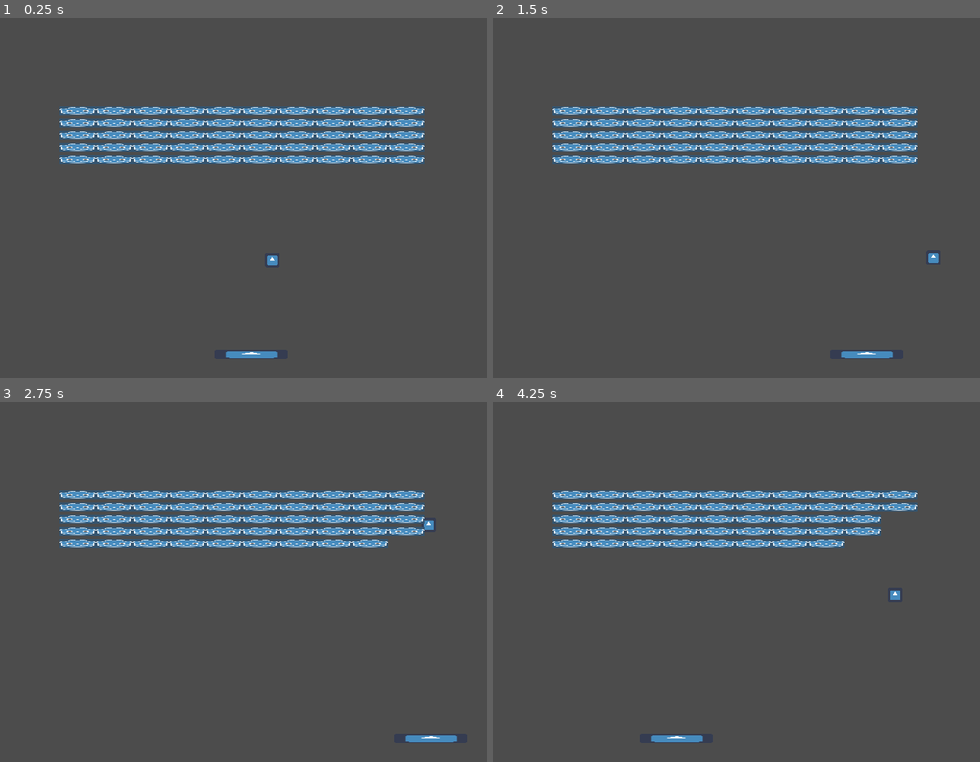
Above: before the commit, frames 1-4 (two rows, left to right).
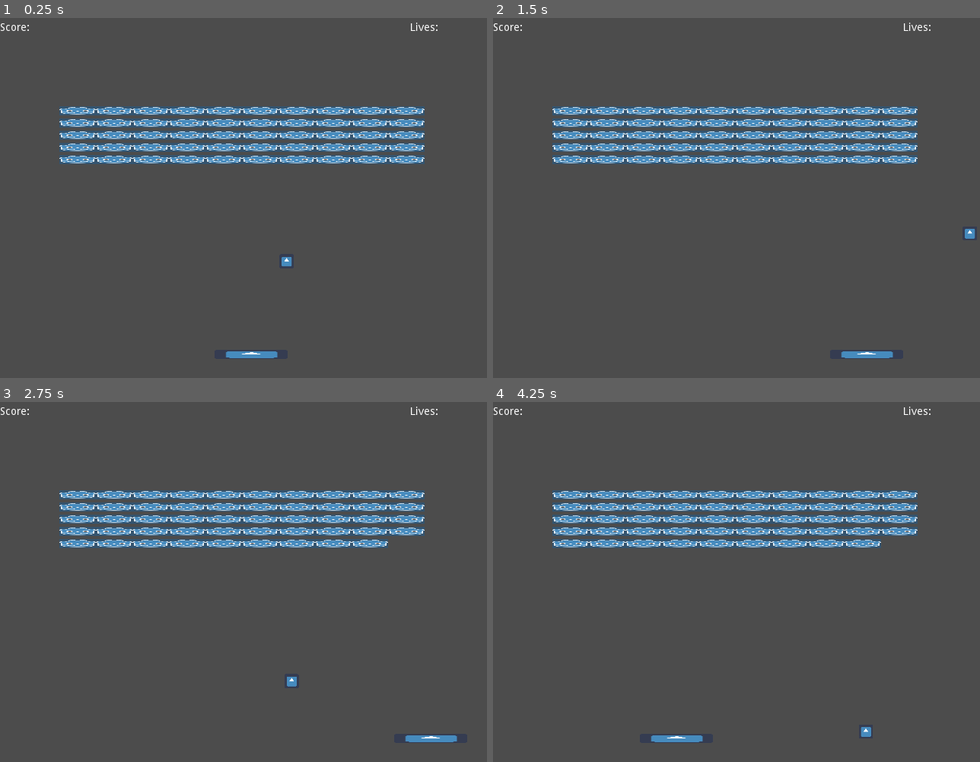
Above: after the commit, the same moments.

Repository: JUB-Yoush/gd-breakout-clone
Game: Godot game, scene res://src/levels/Level0.tscn
The game is run twice, just before and just after one commit, with the same random seed, the same clock (stepped at 60 frames per second) and the same inputs. The engine's default icon, where the game draws it, is replaced by a stand-in: a white triangle on a blue panel in a dark square.
Inputs:
- Up to frame 1 (0.25 s): no input
- Up to frame 2 (1.5 s): hold Right (right) 0.53-1.28 s; hold Left (left) from 1.28 s (still down)
- Up to frame 3 (2.75 s): release Left (left) at 2.03 s; hold Right (right) from 2.03 s (still down)
- Up to frame 4 (4.25 s): release Right (right) at 3.53 s; hold Left (left) from 3.53 s (still down)

The runs differ from the first frame. In frame 1, 0.2% of the frame differs, in the area x 0-90%, y 1-70%; in frame 2, 0.2%; in frame 3, 0.2%; in frame 4, 0.8%, in the area x 0-90%, y 1-94%.

Commit message:
added things

Diff:
--- a/src/levels/BrickSpawner.gd
+++ b/src/levels/BrickSpawner.gd
@@ -5,6 +5,8 @@
 export var spawn_height = 5
 var tile_sizeX = 48
 var tile_sizeY = 16
+signal all_blocks_broke
+
 
 func _ready() -> void:
 	make_bricks()
@@ -18,3 +20,9 @@
 			brick.position.x = x * tile_sizeX
 			brick.position.y = y * tile_sizeY
 			add_child(brick)
+
+
+func _process(delta: float) -> void:
+	var children = get_child_count()
+	if children == 0:
+		emit_signal("all_blocks_broke")
--- /dev/null
+++ b/src/levels/Level.gd
@@ -0,0 +1,43 @@
+#----------------------------------
+#TODO:
+#made signals for the brick spawner having no more children,
+#used to tell if the player has won
+#make win screen and a lose screen
+
+
+#----------------------------------
+
+extends Node2D
+onready var paddle = $Paddle
+onready var ballScene = preload("res://src/objects/Ball.tscn")
+#spawn in the ball from here
+func _ready() -> void:
+	start_game()
+
+
+
+
+func _on_Ball_missed() -> void:
+	paddle.lives -= 1
+	print(paddle.lives)
+	start_game()
+
+func start_game() -> void:
+	if paddle.lives > 0:
+		spawn_ball()
+	else:
+		print("game over")
+		#send to a gameover screen, make message appear
+
+func spawn_ball() -> void:
+	var ball = ballScene.instance()
+	ball.position.x = 330
+	ball.position.y = 280
+	#ball.apply_impulse(Vector2(), Vector2(1, 1).normalized() * ball.ball_speed)
+	add_child(ball)
+
+
+
+func _on_BrickSpawner_all_blocks_broke() -> void:
+	#game won
+	pass
--- a/src/levels/Level0.tscn
+++ b/src/levels/Level0.tscn
@@ -1,9 +1,10 @@
-[gd_scene load_steps=12 format=2]
+[gd_scene load_steps=13 format=2]
 
 [ext_resource path="res://src/objects/Paddle.tscn" type="PackedScene" id=1]
-[ext_resource path="res://src/objects/Ball.tscn" type="PackedScene" id=2]
+[ext_resource path="res://src/ui/CanvasLayer.tscn" type="PackedScene" id=3]
 [ext_resource path="res://src/levels/TileMap.gd" type="Script" id=4]
 [ext_resource path="res://src/levels/BrickSpawner.gd" type="Script" id=5]
+[ext_resource path="res://src/levels/Level.gd" type="Script" id=6]
 [ext_resource path="res://iconbrick.png" type="Texture" id=8]
 
 [sub_resource type="ConvexPolygonShape2D" id=1]
@@ -51,6 +52,10 @@
 extents = Vector2( 320, 1 )
 
 [node name="Level0" type="Node2D"]
+script = ExtResource( 6 )
+
+[node name="CanvasLayer" parent="." instance=ExtResource( 3 )]
+layer = 10
 
 [node name="TileMap" type="TileMap" parent="."]
 tile_set = SubResource( 3 )
@@ -75,17 +80,8 @@
 position = Vector2( 320, 0 )
 shape = SubResource( 6 )
 
-[node name="Ball" parent="." instance=ExtResource( 2 )]
-position = Vector2( 316.592, 283.879 )
-mass = 0.00102041
-gravity_scale = 0.0
-contacts_reported = 1
-contact_monitor = true
-linear_damp = 0.0
-
 [node name="BrickSpawner" type="Node2D" parent="."]
 position = Vector2( 102, 129 )
 script = ExtResource( 5 )
 
-[connection signal="body_entered" from="Ball" to="Ball" method="_on_Ball_body_entered"]
-[connection signal="collided" from="Ball" to="Ball" method="_on_Ball_collided"]
+[connection signal="all_blocks_broke" from="BrickSpawner" to="." method="_on_BrickSpawner_all_blocks_broke"]
--- a/src/objects/Ball.gd
+++ b/src/objects/Ball.gd
@@ -1,14 +1,20 @@
 extends RigidBody2D
 
-var velocity: Vector2 = Vector2.ZERO
+
 export var ball_speed: float = 250
+#var velocity: Vector2 = (ball_speed,ball_speed)
+onready var main = get_parent()
 signal collided(collision)
+signal missed
 func _ready() -> void:
-
+	connect("body_entered",self,'_on_Ball_body_entered')
+	connect("missed",main,'_on_Ball_missed')
 	set_bounce(1)
 	set_friction(0)
-	apply_impulse(Vector2(), Vector2(1, 1).normalized() * ball_speed)
-	#dd_central_force(velocity)
+	linear_velocity.x = ball_speed
+	linear_velocity.y = ball_speed
+	#apply_impulse(Vector2(), Vector2(1, 1).normalized() * ball_speed)
+
 func _on_Ball_body_entered(body: Node) -> void:
 	var bodies = get_colliding_bodies()
 	body = bodies[0]
@@ -16,9 +22,14 @@
 		body.queue_free()
 
 
-
+func _physics_process(delta: float) -> void:
+	pass
 
 
 
 func _on_Ball_collided(collision) -> void:
 	pass # Replace with function body.
+
+
+func _on_VisibilityNotifier2D_screen_exited() -> void:
+	emit_signal("missed")
--- a/src/objects/Ball.tscn
+++ b/src/objects/Ball.tscn
@@ -7,8 +7,14 @@
 radius = 9.38923
 
 [node name="Ball" type="RigidBody2D"]
-mass = 0.01
+mass = 0.00102041
+gravity_scale = 0.0
+contacts_reported = 1
+contact_monitor = true
+linear_velocity = Vector2( 150, 150 )
+linear_damp = 0.0
 script = ExtResource( 2 )
+ball_speed = 200.0
 
 [node name="ball" type="Sprite" parent="."]
 scale = Vector2( 0.3, 0.3 )
@@ -16,3 +22,7 @@
 
 [node name="CollisionShape2D" type="CollisionShape2D" parent="."]
 shape = SubResource( 1 )
+
+[node name="VisibilityNotifier2D" type="VisibilityNotifier2D" parent="."]
+
+[connection signal="screen_exited" from="VisibilityNotifier2D" to="." method="_on_VisibilityNotifier2D_screen_exited"]
--- /dev/null
+++ b/src/objects/KinBall.gd
@@ -0,0 +1 @@
+extends KinematicBody2D
--- /dev/null
+++ b/src/objects/KinBall.tscn
@@ -0,0 +1,18 @@
+[gd_scene load_steps=4 format=2]
+
+[ext_resource path="res://iconround.png" type="Texture" id=1]
+[ext_resource path="res://src/objects/KinBall.gd" type="Script" id=2]
+
+[sub_resource type="CircleShape2D" id=1]
+
+[node name="KinBall" type="KinematicBody2D"]
+script = ExtResource( 2 )
+
+[node name="kinball" type="Sprite" parent="."]
+scale = Vector2( 0.3, 0.3 )
+texture = ExtResource( 1 )
+
+[node name="CollisionShape2D" type="CollisionShape2D" parent="."]
+shape = SubResource( 1 )
+
+[node name="VisibilityNotifier2D" type="VisibilityNotifier2D" parent="."]
--- a/src/objects/Paddle.gd
+++ b/src/objects/Paddle.gd
@@ -3,8 +3,10 @@
 var direction: Vector2 = Vector2.ZERO
 var velocity: Vector2 = Vector2.ZERO
 var speed: float = 500
-
+var lives: int = 3
+signal start_game
 func _ready() -> void:
+	emit_signal("start_game")
 	pass
 
 
@@ -17,3 +19,7 @@
 func get_dir():
 	direction.x = Input.get_action_strength("right") - Input.get_action_strength("left")
 	return direction
+
+
+func _on_Ball_missed() -> void:
+	lives -= 1
--- /dev/null
+++ b/src/ui/CanvasLayer.gd
@@ -0,0 +1,12 @@
+extends CanvasLayer
+
+onready var lifeScene: PackedScene = preload("res://src/ui/LifePoint.tscn")
+
+# Called when the node enters the scene tree for the first time.
+func _ready() -> void:
+	pass # Replace with function body.
+
+
+# Called every frame. 'delta' is the elapsed time since the previous frame.
+#func _process(delta: float) -> void:
+#	pass
--- /dev/null
+++ b/src/ui/CanvasLayer.tscn
@@ -0,0 +1,36 @@
+[gd_scene load_steps=2 format=2]
+
+[ext_resource path="res://src/ui/CanvasLayer.gd" type="Script" id=1]
+
+[node name="CanvasLayer" type="CanvasLayer"]
+script = ExtResource( 1 )
+__meta__ = {
+"_edit_horizontal_guides_": [ 40.4319 ]
+}
+
+[node name="HBoxContainer" type="HBoxContainer" parent="."]
+margin_right = 40.0
+margin_bottom = 40.0
+custom_constants/separation = 500
+__meta__ = {
+"_edit_use_anchors_": false
+}
+
+[node name="ScoreLabel" type="Label" parent="HBoxContainer"]
+margin_top = 13.0
+margin_right = 39.0
+margin_bottom = 27.0
+text = "Score:"
+__meta__ = {
+"_edit_use_anchors_": false
+}
+
+[node name="LivesLabel" type="Label" parent="HBoxContainer"]
+margin_left = 539.0
+margin_top = 13.0
+margin_right = 576.0
+margin_bottom = 27.0
+text = "Lives:"
+__meta__ = {
+"_edit_use_anchors_": false
+}
--- /dev/null
+++ b/src/ui/LifePoint.tscn
@@ -0,0 +1,8 @@
+[gd_scene load_steps=2 format=2]
+
+[ext_resource path="res://icon.png" type="Texture" id=1]
+
+[node name="LifePoint" type="Sprite"]
+modulate = Color( 1, 0, 0, 1 )
+scale = Vector2( 0.3, 0.3 )
+texture = ExtResource( 1 )
